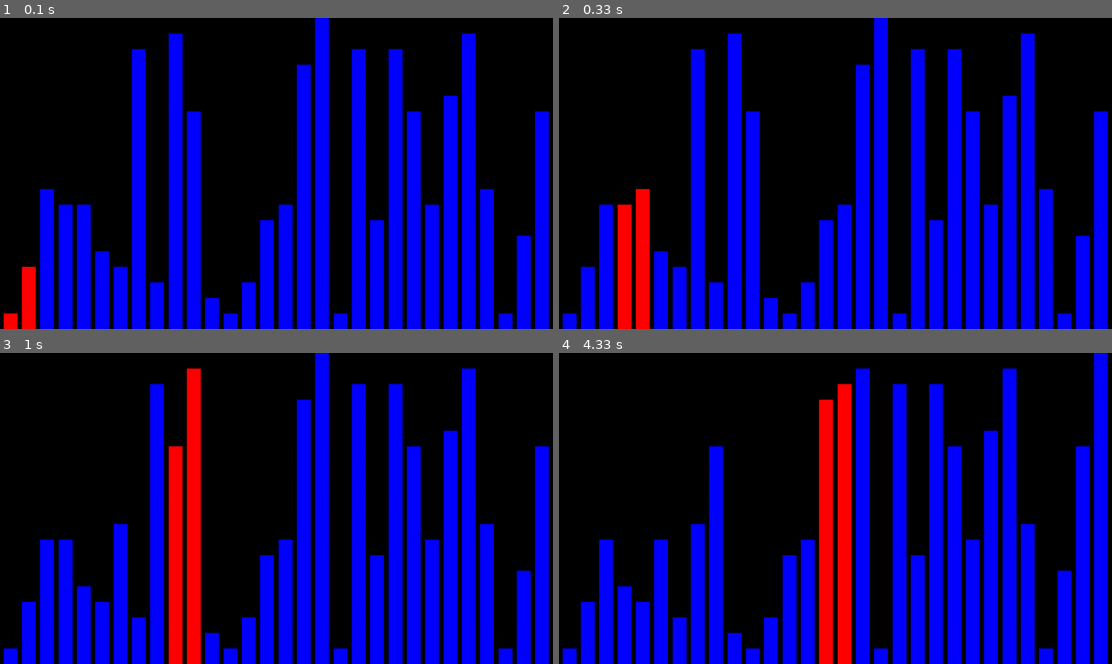
Above: before the commit, frames 1-4 (two rows, left to right).
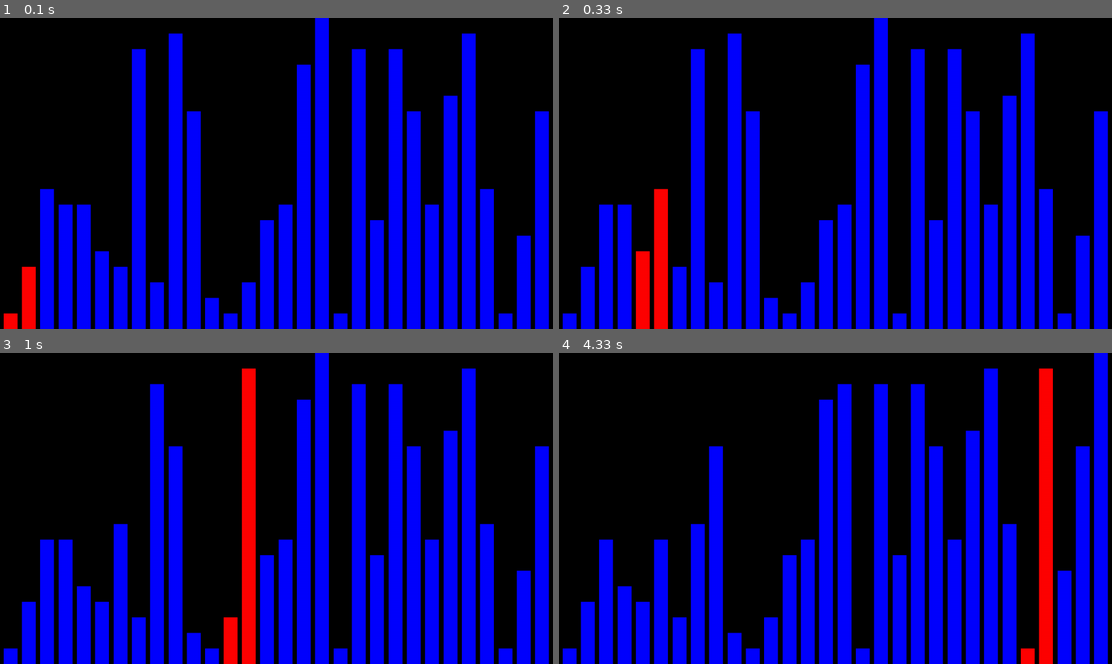
Above: after the commit, the same moments.

Repository: GabeMed/PygameSortVisualizer
Game: pygame game, started from main.py
Same seed, same stepped clock (60 frames per second), same inputs: the game is played once before the commit and once after it.
Inputs:
- Up to frame 1 (0.1 s): no input
- Up to frame 2 (0.33 s): no input
- Up to frame 3 (1 s): no input
- Up to frame 4 (4.33 s): no input

Frame 1 is identical in both runs. In frame 2, 2.7% of the frame differs, in the area x 10-20%, y 54-100%; in frame 3, 7.3%; in frame 4, 20%, in the area x 46-90%, y 4-100%.

Commit message:
Refactor: adjusting the code, make it reusable

Diff:
--- a/algorithms.py
+++ b/algorithms.py
@@ -1,32 +1,21 @@
-from animation import Animation
-import pygame
+class Algorithms:
+    def __init__(self, array: list[int]):
+        self.array = array  # cópia será passada de fora
+        self.swappedIndexes: list[tuple[int, int]] = []
 
-
-class Algorithms:
-    def __init__(self, array: list, screen):
-        self.array = array
-        self.animation = Animation(screen, array)
-
-    def bubble_sort(self, style=None):
+    def bubble_sort(self):
         n = len(self.array)
         for i in range(n):
             swapped = False
             for j in range(n - i - 1):
                 if self.array[j] > self.array[j + 1]:
-                    self.animation.swap(j, j + 1)
+                    # grava o par …
+                    self.swappedIndexes.append((j, j + 1))
+                    # … e já faz a troca de verdade
+                    self.array[j], self.array[j + 1] = (
+                        self.array[j + 1],
+                        self.array[j],
+                    )
                     swapped = True
-
-                if style == None or "rect":
-                    # Update the frame and highlight swapped bars
-                    self.animation.frameRect(highlight=(j, j + 1))
-                    pygame.time.delay(100)  # Adjust delay as needed for visibility
-
-                elif style == "bubble":
-                    # Swipe the bubbles
-                    self.animation.frameBubble
-                    pygame.time.delay(100)
-
-            if not swapped:
+            if not swapped:  # early-exit correto agora
                 break
-        # Final update to show sorted array
-        self.animation.frame()
--- a/animation.py
+++ b/animation.py
@@ -2,10 +2,11 @@
 
 
 class Animation:
-    def __init__(self, screen, array: list):
+    def __init__(self, screen, array: list, swappedIndexes: list[list]):
         self.screen = screen
         self.array = array
         self.positions = []
+        self.swappedIndexes = swappedIndexes
 
         # Calculate initial positions
         self.calculate_positions()
@@ -40,5 +41,12 @@
 
         pygame.display.update()
 
-    def swap(self, i, j):
-        self.array[i], self.array[j] = self.array[j], self.array[i]
+    def animate(self):
+        for i, j in self.swappedIndexes:
+            # aplica a troca no vetor mostrado
+            self.array[i], self.array[j] = self.array[j], self.array[i]
+            # redesenha destacando as duas barras trocadas
+            self.frameRect(highlight=(i, j))
+            pygame.time.delay(100)
+
+        self.frameRect()  # frame final sem destaque
--- a/main.py
+++ b/main.py
@@ -1,31 +1,20 @@
-import pygame
-import random
+import pygame, random
 from algorithms import Algorithms
+from animation import Animation
 
-# initializing pygame and setting some config
 pygame.init()
 screen = pygame.display.set_mode((1280, 720))
 clock = pygame.time.Clock()
-running = True
 
-# getting the random array
 random.seed(42)
-array = [random.randint(1, 20) for _ in range(30)]
+original_array = [random.randint(1, 20) for _ in range(30)]
+working_array = original_array.copy()  # <- cópia para o sort
 
-# Creating the sorting algorithm object
-algorithms = Algorithms(array, screen)
+algorithms = Algorithms(working_array)
+algorithms.bubble_sort()  # gera swappedIndexes
 
-# Running pygame
-while running:
-    for event in pygame.event.get():
-        if event.type == pygame.QUIT:
-            running = False
+animation = Animation(screen, original_array, algorithms.swappedIndexes)
+animation.animate()  # reproduz as trocas
 
-    # Perform the sorting algorithm with animation
-    algorithms.bubble_sort(style="Rect")
-    running = False  # Stop after sorting
-
-    # Control the frame rate
-    clock.tick(200)
-
+pygame.time.wait(1000)  # segura a janela 1 s
 pygame.quit()
